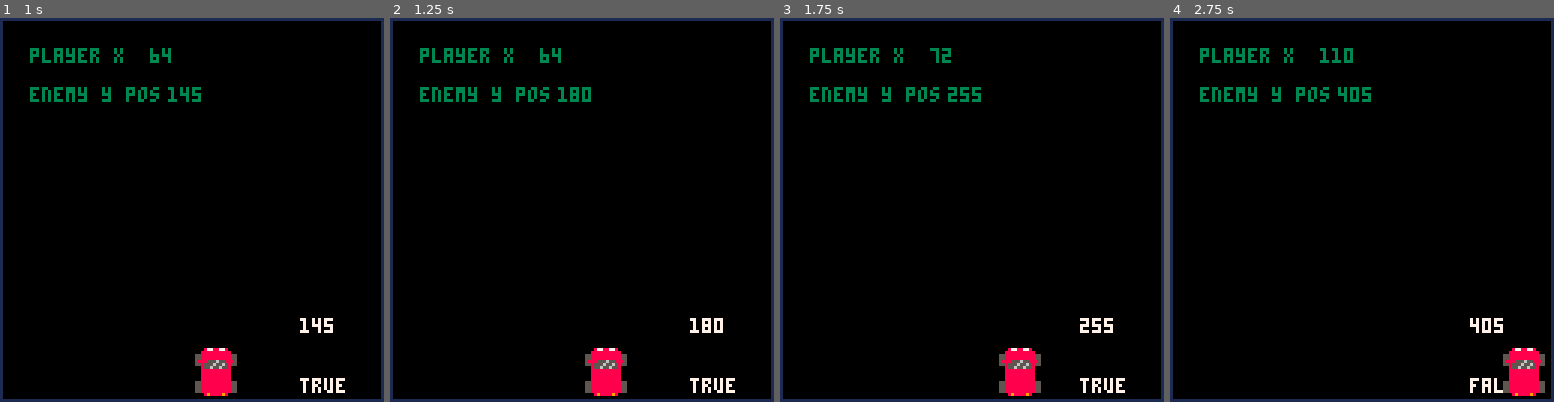
Above: before the commit, frames 1-4 (left to right).
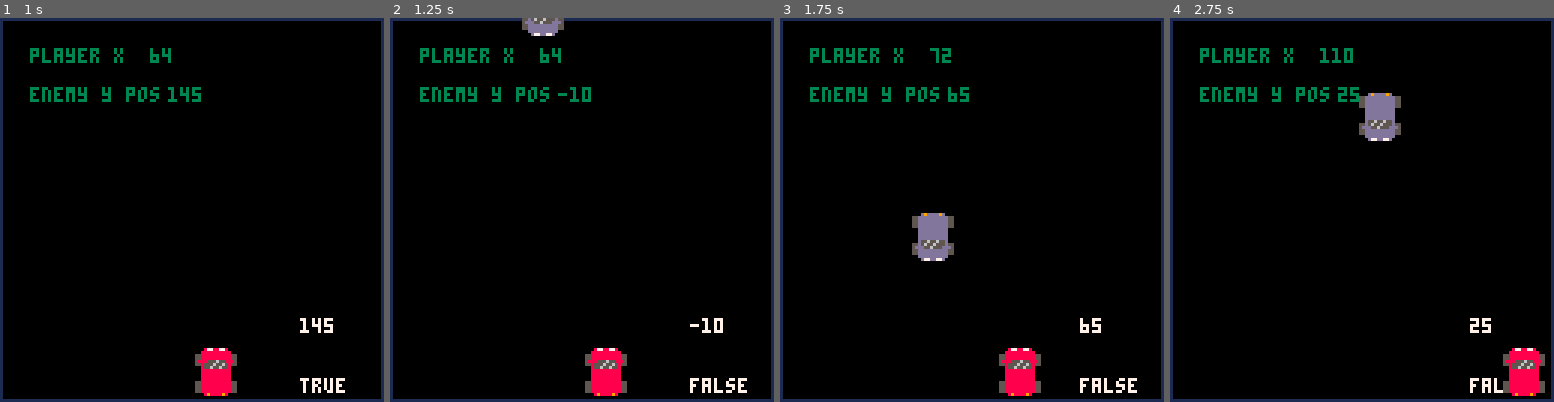
Above: after the commit, the same moments.

Repository: rogmed/pico1
Game: PICO-8 cartridge juego1.p8
Same seed, same stepped clock (60 frames per second), same inputs: the game is played once before the commit and once after it.
Inputs:
- Up to frame 1 (1 s): no input
- Up to frame 2 (1.25 s): no input
- Up to frame 3 (1.75 s): hold Right from 1.6 s (still down)
- Up to frame 4 (2.75 s): release Right at 2.1 s; hold Right from 2.47 s (still down)

Frame 1 is identical in both runs. In frame 2, 0.8% of the frame differs, in the area x 34-93%, y 0-98%; in frame 3, 1.5%, in the area x 34-93%, y 17-98%; in frame 4, 1.4%.

Commit message:
If the enemy car exceeds 150px, respawn in random X location

Diff:
--- a/juego1.p8
+++ b/juego1.p8
@@ -46,7 +46,7 @@
 end
 
 -->8
--- game object
+-- game objects
 
 enemy = {
  sprite = {46,62} ,
@@ -55,6 +55,10 @@
 
  update = function(self)
  self.ypos += 5
+ if (self.ypos > 150) then
+ 	self.ypos = -35
+		self.xpos = flr(rnd(100) +1)
+ end
  end,
 
  draw = function(self)
